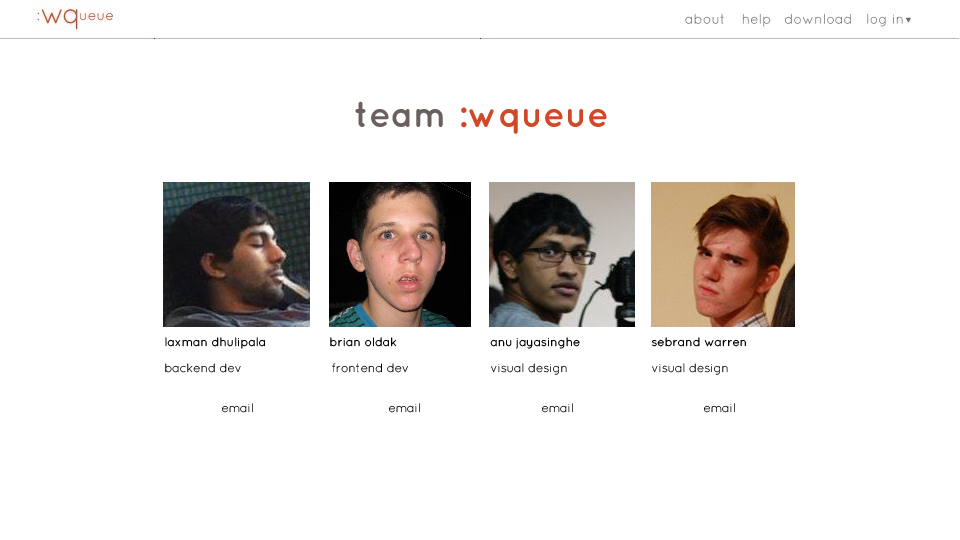
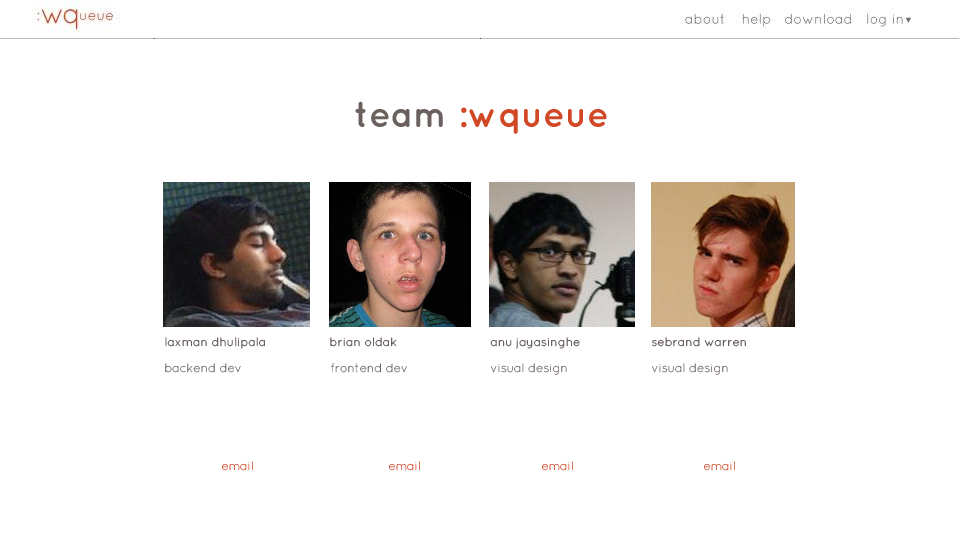
Layer changes from the first (960, 540) image to the second:
renamed "email copy 3" to "email", painted on it over [704, 403, 735, 471]
renamed "email copy 2" to "email", painted on it over [542, 403, 573, 471]
renamed "email copy" to "email", painted on it over [389, 403, 420, 471]
painted on "email" (4th of 4) over [222, 403, 253, 471]
painted on "visual design" (1st of 2) over [652, 363, 728, 375]
painted on "visual design" (2nd of 2) over [491, 363, 567, 375]
painted on "frontend dev" over [331, 363, 408, 373]
painted on "backend dev" over [165, 363, 241, 373]
painted on "sebrand warren" over [652, 337, 746, 347]
painted on "anu jayasinghe" over [490, 337, 580, 349]
painted on "brian oldak" over [330, 337, 397, 347]
painted on "laxman dhulipala" over [165, 337, 265, 349]
